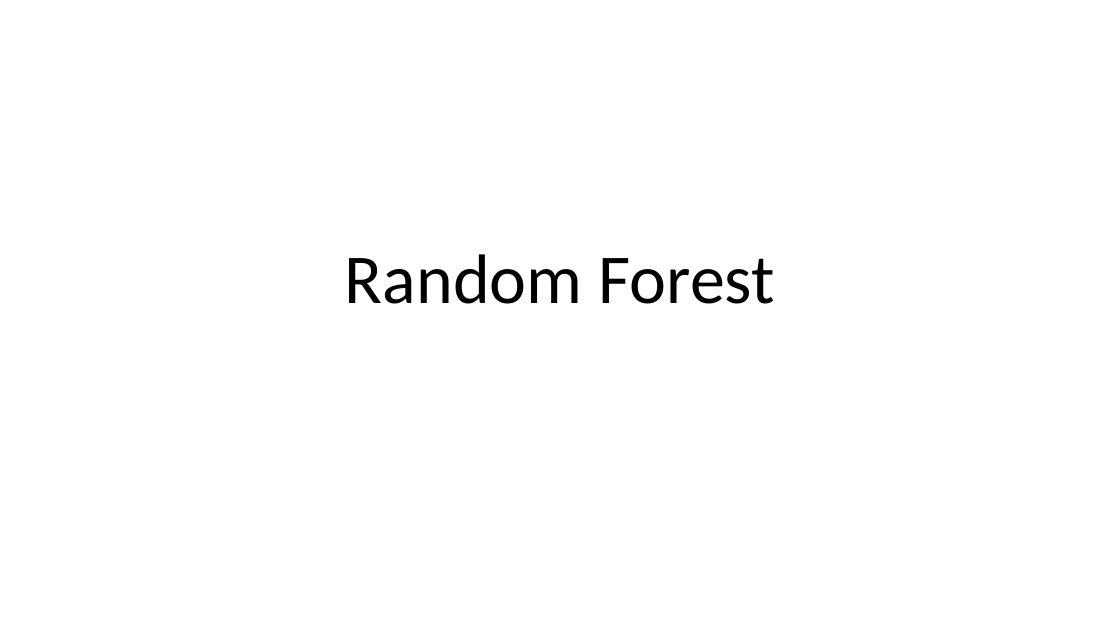
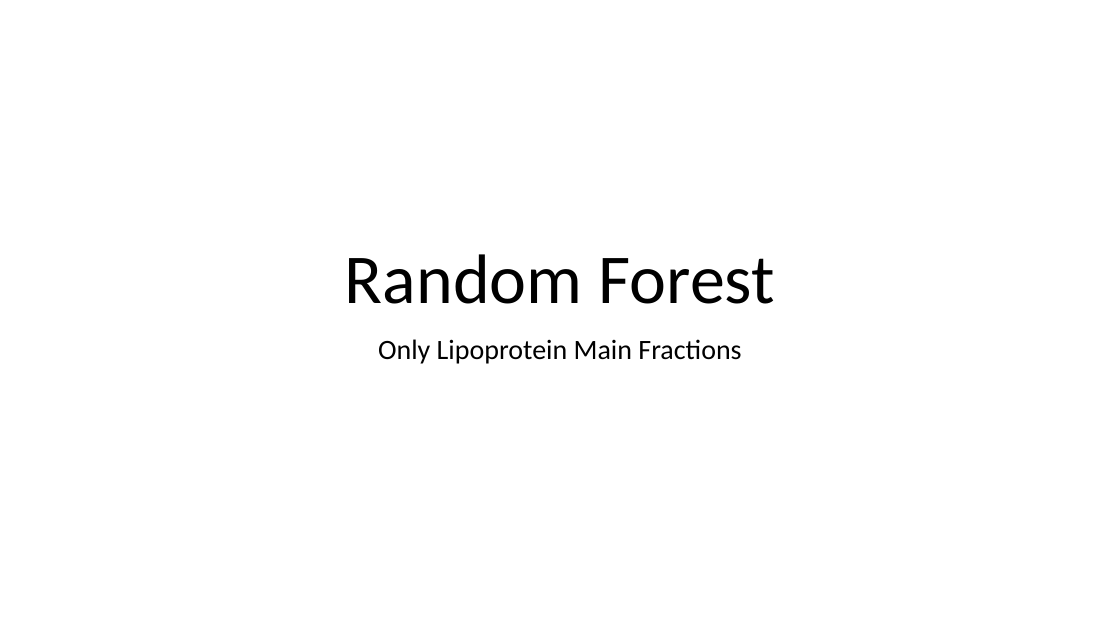
Before and after one commit to Yasmijnb/Git_Research-Practice, a slide deck: slide 12 of Results.pptx (slide 16 before the commit). Drawn at 1120x630 pixels with LibreOffice and Linux fonts; fonts in the diff are those of the drawing. Boxes give left, top, right and bottom in pixels: in the first picture for what was removed or moved away, otherwise in the second. Text is boxed around its words. In the diff, an @@ line names an element or a change of style, - is before the commit and + after.

Commit message:
PCA with only lipoprotein main fractions

```diff
--- a/Results.pptx
+++ b/Results.pptx
@@ subtitle added at <box>378,339,741,364</box>, 24 pt, text #000000 @@
+Only Lipoprotein Main Fractions
```
Also in this commit, not shown: 2 other slides changed, 4 slides added, 1 slide removed.
